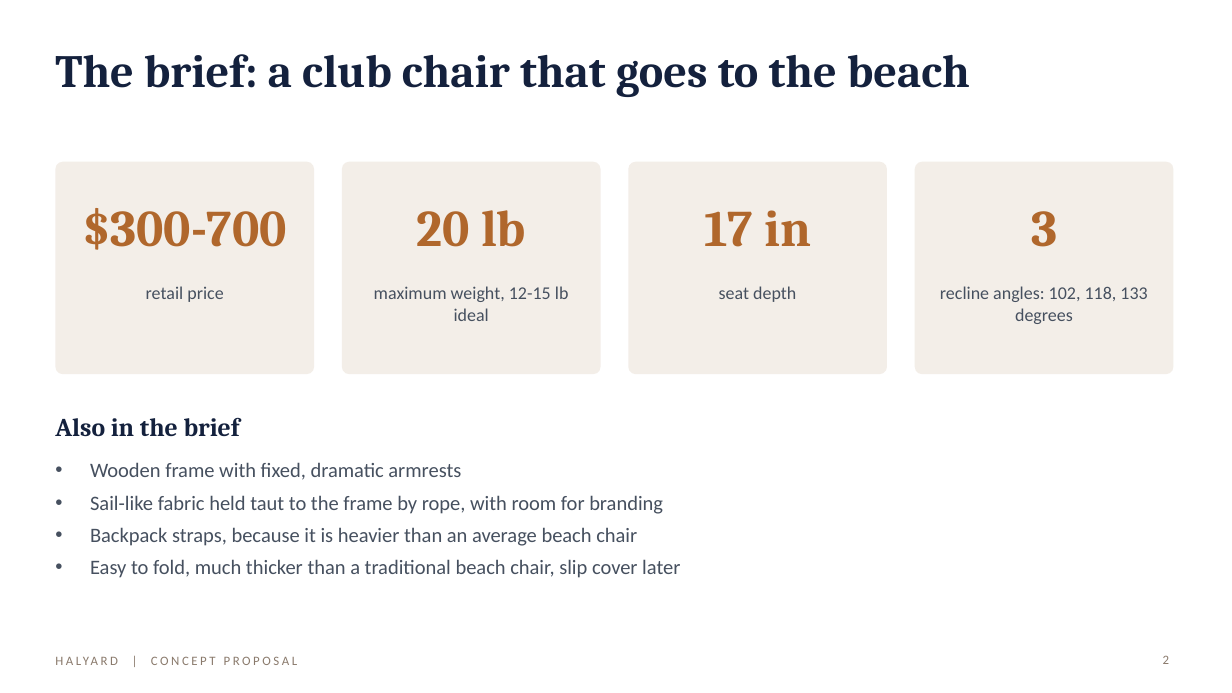
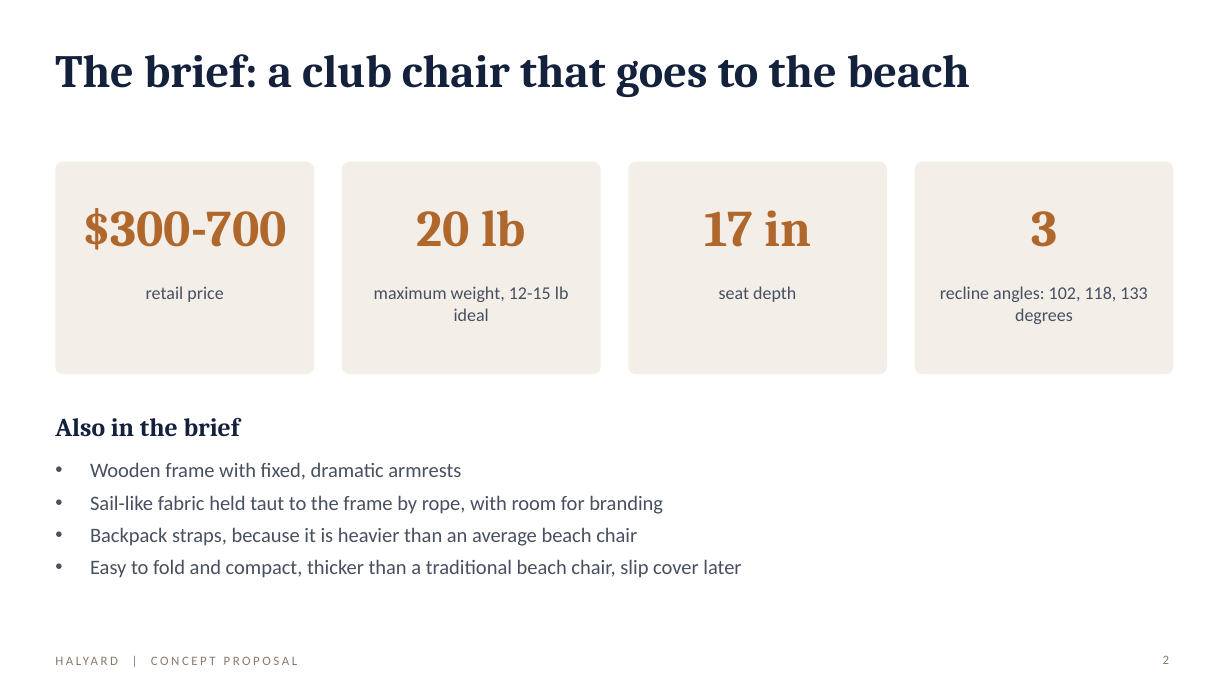
Before and after one commit to peterkaplan/hiking-games, a slide deck: slide 2 of beach-chair-render/Halyard-Beach-Club-Chair-Proposal.pptx. Drawn at 1232x693 pixels with LibreOffice and Linux fonts; fonts in the diff are those of the drawing. Boxes give left, top, right and bottom in pixels: in the first picture for what was removed or moved away, otherwise in the second. Text is boxed around its words. In the diff, an @@ line names an element or a change of style, - is before the commit and + after.

```diff
--- a/beach-chair-render/Halyard-Beach-Club-Chair-Proposal.pptx
+++ b/beach-chair-render/Halyard-Beach-Club-Chair-Proposal.pptx
@@ text at [90, 559, 741, 578]: text changed @@
-• Easy to fold, much thicker than a traditional beach chair, slip cover later
+• Easy to fold and compact, thicker than a traditional beach chair, slip cover later
```
Also in this commit, not shown: 13 other slides changed, 12 other files.
